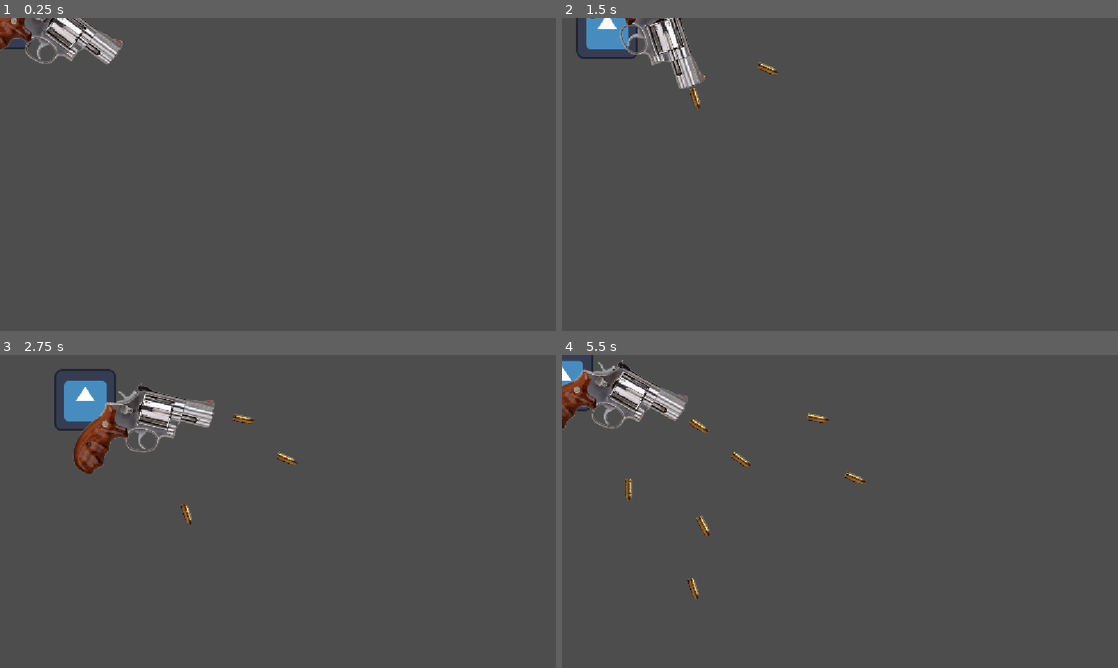
Above: before the commit, frames 1-4 (two rows, left to right).
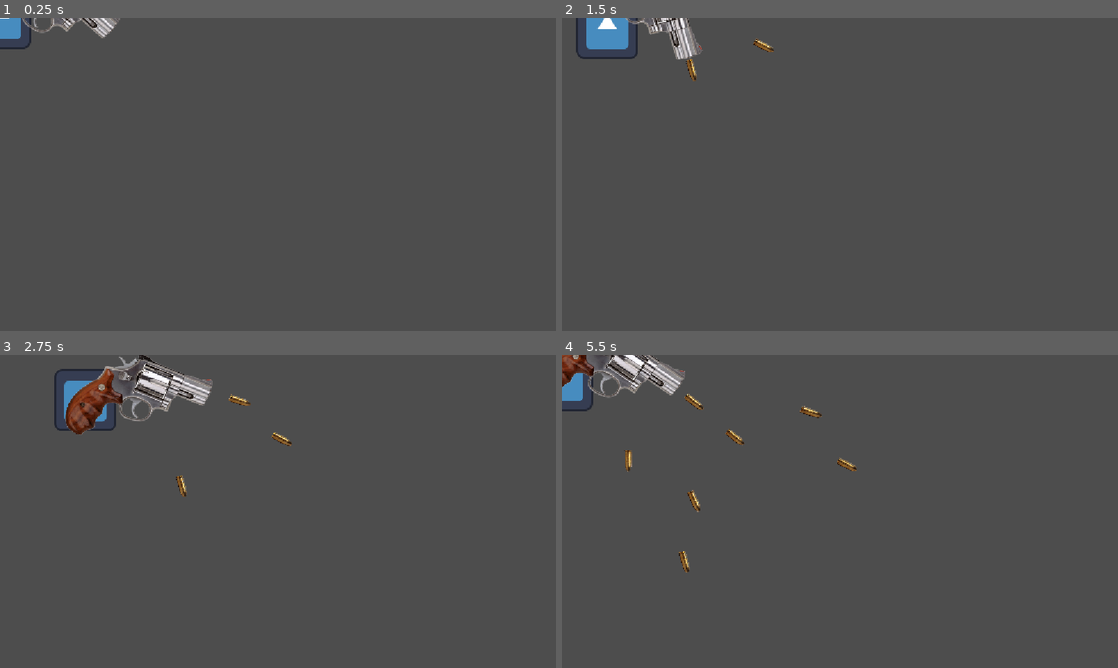
Above: after the commit, the same moments.

Repository: RealCet/bonzen-2
Game: Godot game, scene res://player.tscn
Two runs of this game, one before a commit and one after it. Both use one fixed random seed, a clock stepped at 60 frames per second and the inputs below. The engine's default icon, where the game draws it, is replaced by a stand-in: a white triangle on a blue panel in a dark square.
Inputs (mouse positions are in pixels of both pictures, inside the frame that each line leads up to):
- Up to frame 1 (0.25 s): no input
- Up to frame 2 (1.5 s): tap Enter at 0.5 s; move the mouse to (962, 158) at 0.52 s; hold D (right) 0.53-1.28 s; click (962, 158) at 0.6 s; move the mouse to (728, 190) at 1.27 s; hold S (down) from 1.28 s (still down); click (728, 190) at 1.35 s
- Up to frame 3 (2.75 s): move the mouse to (333, 442) at 2.02 s; release S (down) at 2.03 s; hold D (right) from 2.03 s (still down); click (333, 442) at 2.1 s
- Up to frame 4 (5.5 s): move the mouse to (812, 574) at 2.77 s; release D (right) at 2.78 s; hold W (up) 2.78-3.53 s; click (812, 574) at 2.85 s; move the mouse to (1006, 558) at 3.52 s; hold A (left) 3.53-5.03 s; click (1006, 558) at 3.6 s; move the mouse to (673, 464) at 4.27 s; click (673, 464) at 4.35 s; move the mouse to (867, 511) at 5.02 s; hold S (down) from 5.03 s (still down); click (867, 511) at 5.1 s

The runs differ from the first frame. In frame 1, 1.9% of the frame differs, in the area x 0-23%, y 0-16%; in frame 2, 1.8%; in frame 3, 5.4%, in the area x 11-54%, y 0-55%; in frame 4, 4.4%.

Commit message:
Update player.tscn

Diff:
--- a/player.tscn
+++ b/player.tscn
@@ -19,4 +19,4 @@
 [node name="AnimationPlayer" type="AnimationPlayer" parent="." unique_id=2137462911]
 
 [node name="Gun" parent="." unique_id=204256679 instance=ExtResource("3_i3pqv")]
-position = Vector2(140, -3)
+position = Vector2(139, -64)
